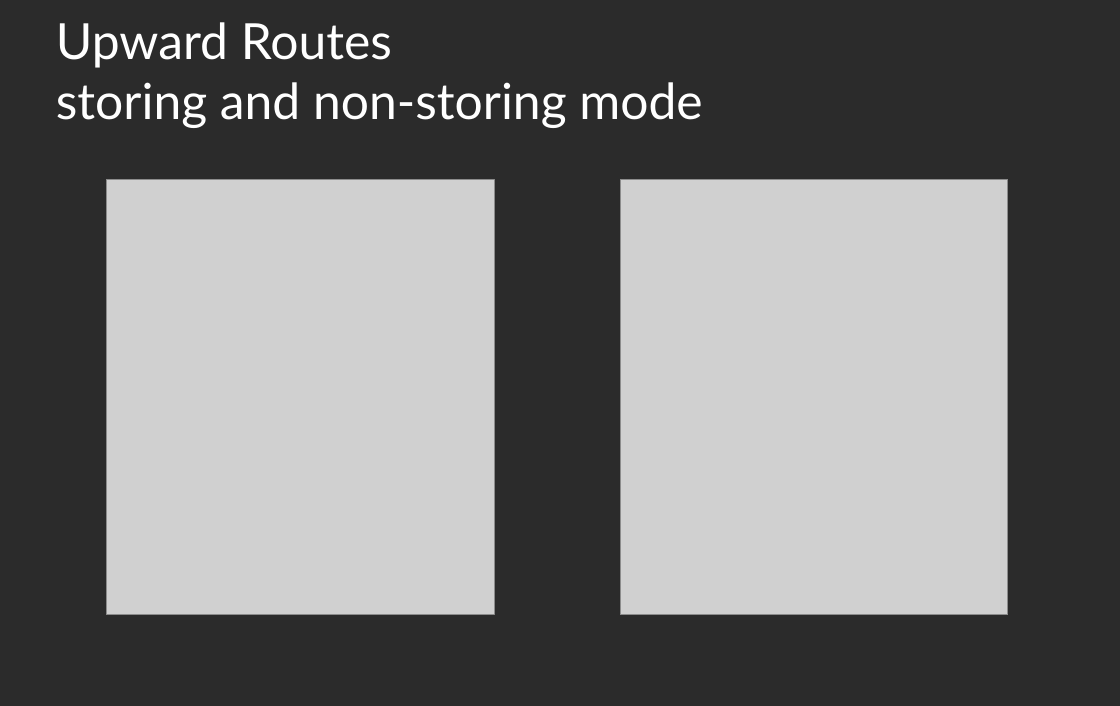
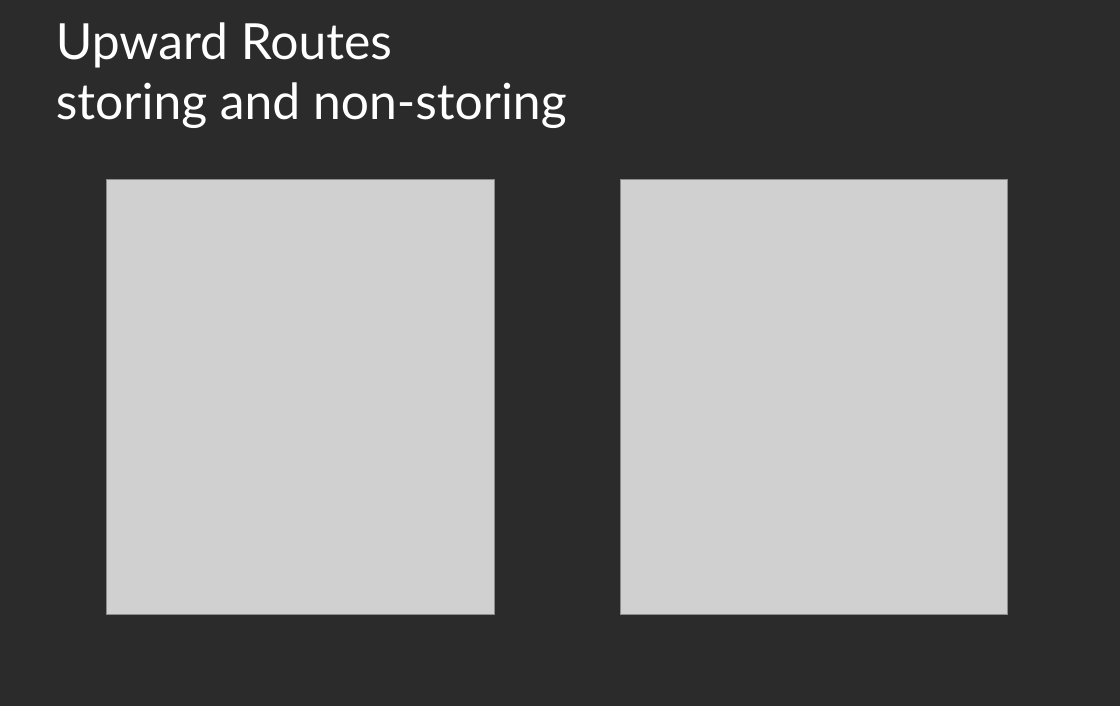
Before and after one commit to linux-wpan/wpan-misc, a slide deck: slide 3 of conferences/netdev_0x14/slides/slides.odp. Drawn at 1120x706 pixels with LibreOffice and Linux fonts; fonts in the diff are those of the drawing; grey boxes stand for pictures; background and template pictures are left out; a plain dark background stands for a picture behind light text. Boxes give left, top, right and bottom in pixels: in the first picture for what was removed or moved away, otherwise in the second. Text is boxed around its words. In the diff, an @@ line names an element or a change of style, - is before the commit and + after.

```diff
--- a/conferences/netdev_0x14/slides/slides.odp
+++ b/conferences/netdev_0x14/slides/slides.odp
@@ title at <box>56,22,567,128</box>: text changed @@
-Upward Routes
-storing and non-storing mode
+Upward Routes
+storing and non-storing
```
Also in this commit, not shown: 6 other slides changed.
